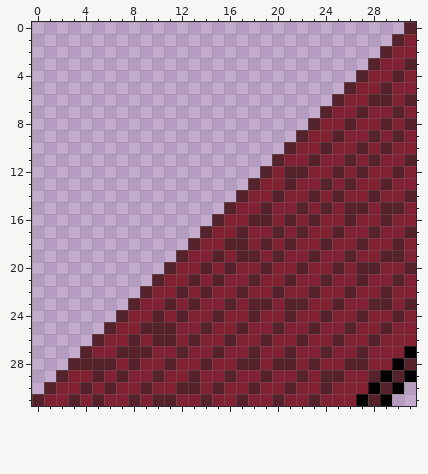
Two versions of one pixel-art sprite, Assets/Sprites/Environment/OwenSprites/Corner.png. Above is the file before it was changed.
The file is 32x32 pixels.
Once edited:
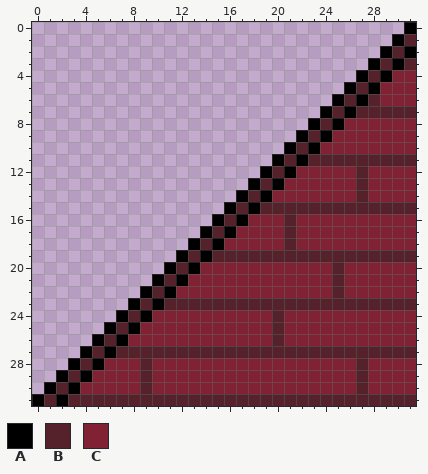
Palette (. is transparent): A #000000  B #55212b  C #802234
Changes in this commit:
@@ x 0..31 @@
- 0 ...............................B
- 1 ..............................BC
- 2 .............................BCC
- 3 ............................BCCB
- 4 ...........................BCCBC
- 5 ..........................BCCBCC
- 6 .........................BCCBBCB
- 7 ........................BCCBCCBC
- 8 .......................BCCBCCBCB
- 9 ......................BCCBCCBCBC
-10 .....................BCCBCCBCBCC
-11 ....................BCCBCCBCBCCB
-12 ...................BCBBCCBCBCCBC
-13 ..................BCCBCCBCBCCBCC
-14 .................BCCBCCBCBCCBCCB
-15 ................BCCBCCBCBCBBCBBC
-16 ...............BCCBBCBCBCCBCCBCC
-17 ..............BCCBCCBCBCCBCCBCCB
-18 .............BCCBBCBCBCCBCCBCCBC
-19 ............BCCBCBBCBCCBCCBCCBBC
-20 ...........BCCBCBCCBCCBCCBCBBCCB
-21 ..........BCCBCBCCBCCBCCBCCBCCBC
-22 .........BCCBCBCCBCCBCCBCCBCCBCC
-23 ........BCCBCBCCBCBBCBBCCBCCBBCB
-24 .......BCCBCBCCBCCBCCBCCBCCBCCBC
-25 ......BCCBBBCCBCCBCCBCCBCCBCCBCC
-26 .....BCCBCBBCBCCBCCBCCBCCBCCBCCC
-27 ....BCCBBBCCBCCBCCBCCBCCBCCBCCCA
-28 ...BBBBCBCCBCCBCCBBCBBCBCCBBCCAB
-29 ..BCCBCBCCBCCBCCBCCBCCBCBBCCBABA
-30 .BCCBCBCCBCCBBCBCCBCCBCCBCCCABA.
-31 BCCBCBCCBCBBCCBCCBCCBCCBCCCABA..
+ 0 ...............................A
+ 1 ..............................AB
+ 2 .............................ABA
+ 3 ............................ABAB
+ 4 ...........................ABACC
+ 5 ..........................ABACCC
+ 6 .........................ABABCCC
+ 7 ........................ABABBBBB
+ 8 .......................ABACCCCCC
+ 9 ......................ABACCCCCCC
+10 .....................ABACCCCCCCC
+11 ....................ABABBBBBBBBB
+12 ...................ABACCCCCBCCCC
+13 ..................ABACCCCCCBCCCC
+14 .................ABACCCCCCCBCCCC
+15 ................ABABBBBBBBBBBBBB
+16 ...............ABACCCBCCCCCCCCCC
+17 ..............ABACCCCBCCCCCCCCCC
+18 .............ABACCCCCBCCCCCCCCCC
+19 ............ABABBBBBBBBBBBBBBBBB
+20 ...........ABACCCCCCCCCCCBCCCCCC
+21 ..........ABACCCCCCCCCCCCBCCCCCC
+22 .........ABACCCCCCCCCCCCCBCCCCCC
+23 ........ABABBBBBBBBBBBBBBBBBBBBB
+24 .......ABACCCCCCCCCCBCCCCCCCCCCC
+25 ......ABACCCCCCCCCCCBCCCCCCCCCCC
+26 .....ABACCCCCCCCCCCCBCCCCCCCCCCC
+27 ....ABABBBBBBBBBBBBBBBBBBBBBBBBB
+28 ...ABACCCBCCCCCCCCCCCCCCCCCBCCCC
+29 ..ABACCCCBCCCCCCCCCCCCCCCCCBCCCC
+30 .ABACCCCCBCCCCCCCCCCCCCCCCCBCCCC
+31 ABABBBBBBBBBBBBBBBBBBBBBBBBBBBBB
Boxes around the changes in both pictures, in picture pixels (x1, y1, x2, y2):
changed: (32, 22, 416, 406)
